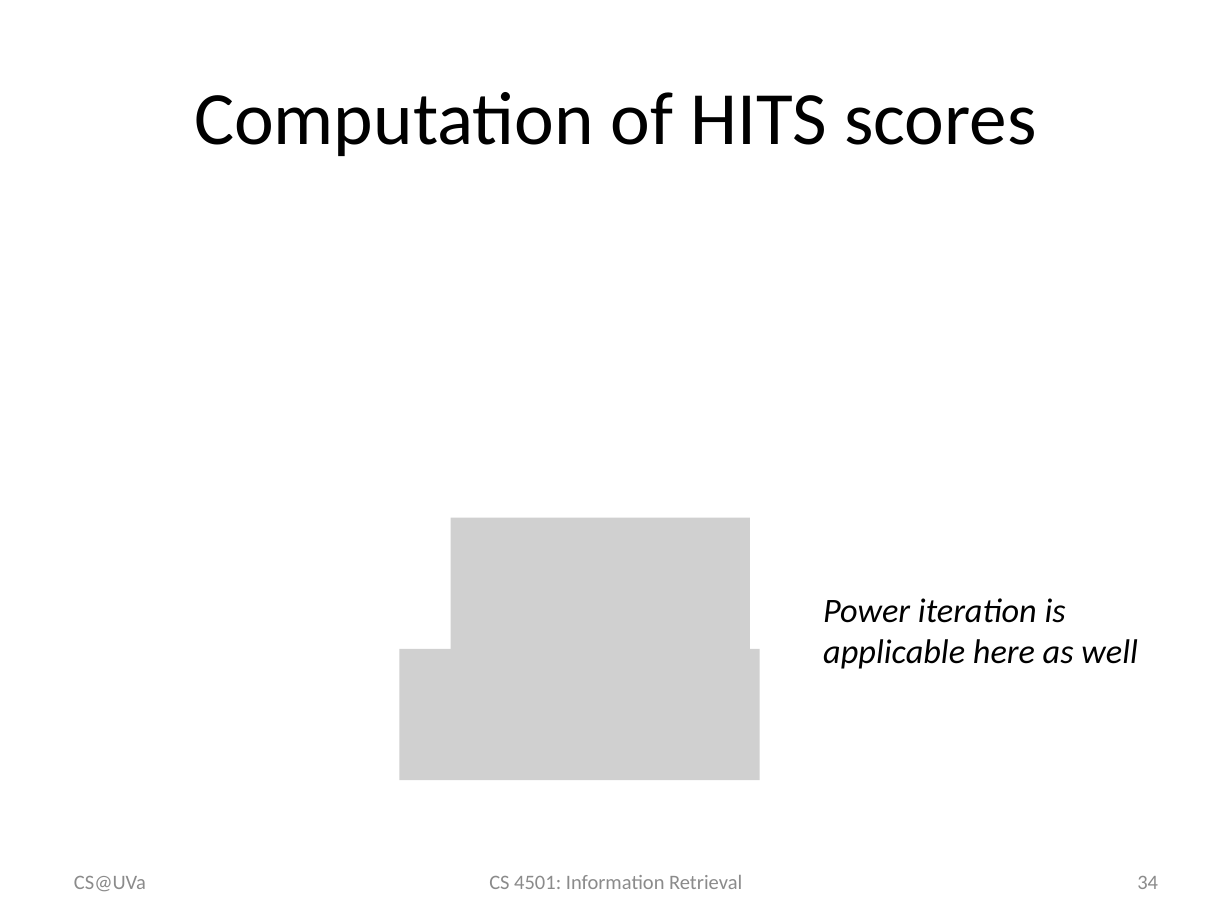
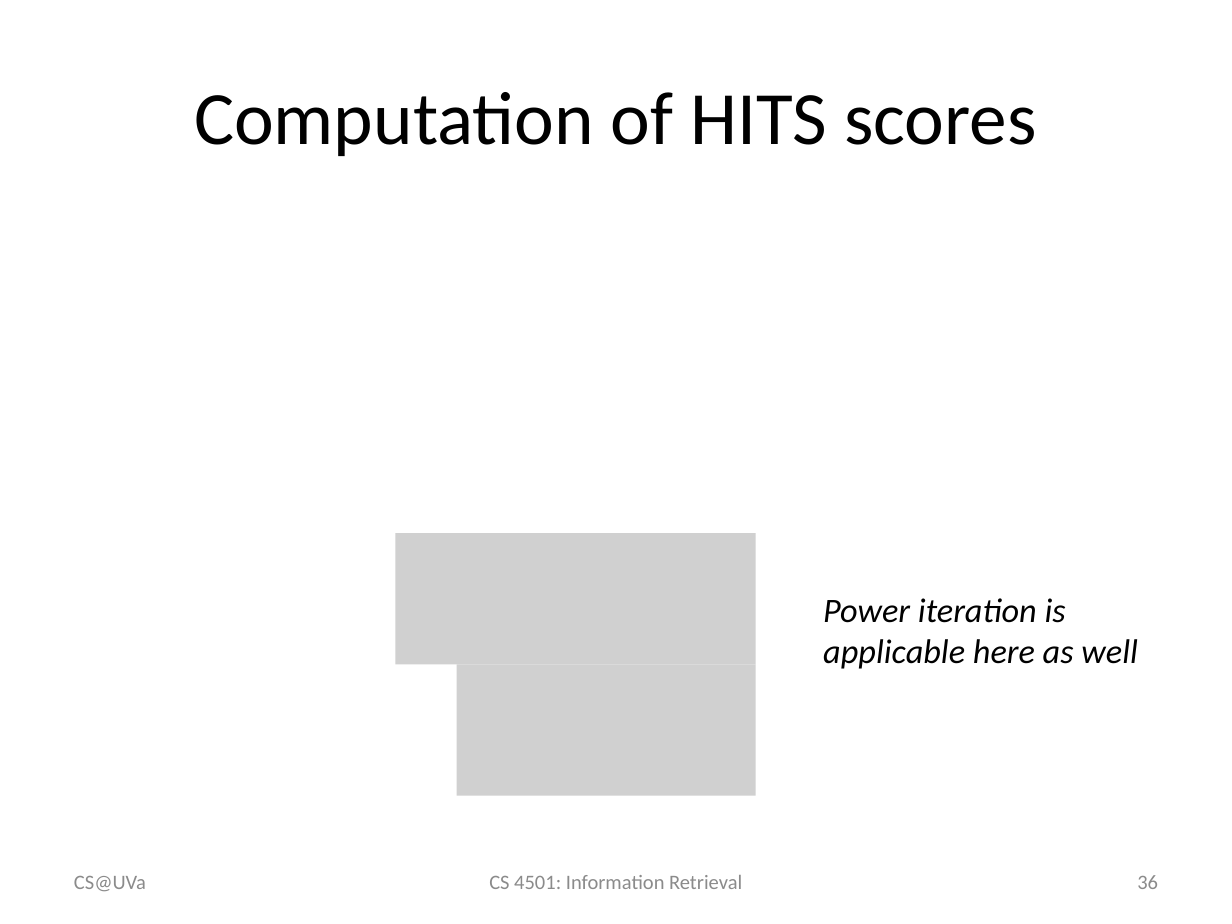
Before and after one commit to wang296/IR2015, a slide deck: slide 36 of docs/Link Analysis.pptx (slide 34 before the commit). Drawn at 1232x924 pixels with LibreOffice and Linux fonts; fonts in the diff are those of the drawing; grey boxes stand for pictures. Boxes give left, top, right and bottom in pixels: in the first picture for what was removed or moved away, otherwise in the second. Text is boxed around its words. In the diff, an @@ line names an element or a change of style, - is before the commit and + after.

```diff
--- a/docs/Link Analysis.pptx
+++ b/docs/Link Analysis.pptx
@@ picture: place and size @@
-picture at bbox=[451, 517, 750, 649]
+picture at bbox=[395, 533, 755, 665]
@@ picture: place and size @@
-picture at bbox=[399, 649, 759, 781]
+picture at bbox=[457, 664, 756, 796]
@@ page number at bbox=[1137, 875, 1158, 889]: text changed @@
-34
+36
```
Also in this commit, not shown: 6 other slides changed, 2 slides added, 1 other file.
